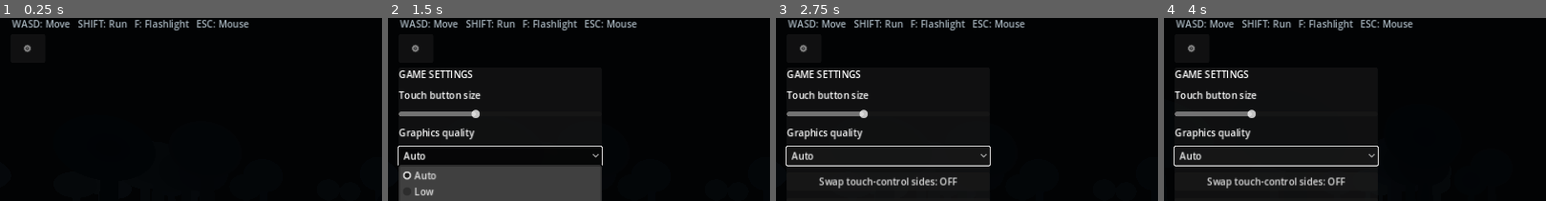
Above: before the commit, frames 1-4 (left to right).
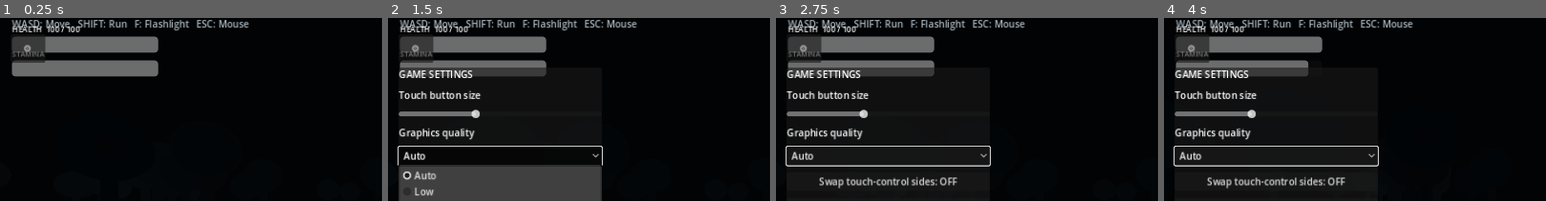
Above: after the commit, the same moments.

Repository: trrahamanofficial/DARK-NIGHT-SURVIVAL
Game: Godot game, scene res://scenes/main.tscn
The game is run twice, just before and just after one commit, with the same random seed, the same clock (stepped at 60 frames per second) and the same inputs.
Inputs (mouse positions are % of the whole screen's width and height, from its top left):
- Up to frame 1 (0.25 s): no input
- Up to frame 2 (1.5 s): click "⚙" at 0.5 s; click "Auto" at 1.25 s
- Up to frame 3 (2.75 s): click "Swap touch-control sides: OFF" at 2 s
- Up to frame 4 (4 s): tap Enter at 2.75 s; move the mouse to (55, 56) at 2.77 s; hold Shift (run) 2.78-3.53 s; hold W (move_forward) from 2.78 s (still down); tap Space at 3.5 s; move the mouse to (45, 57) at 3.52 s; tap F at 3.6 s
The pictures show only the part of the screen within x 0-50%, y 5-55%; the shares and areas given below are measured in that part.

The runs differ from the first frame. In frame 1, 7.6% of the frame differs, in the area x 3-42%, y 4-33%; in frame 2, 7.1%; in frame 3, 7.1%; in frame 4, 6.8%.

Commit message:
Stage 2: add survival HUD pause menu and game over flow

Diff:
--- a/scripts/world.gd
+++ b/scripts/world.gd
@@ -2,6 +2,12 @@
 
 const PLAYER_SCRIPT = preload("res://scripts/player.gd")
 const MONSTER_SCRIPT = preload("res://scripts/monster.gd")
+
+var health_bar: ProgressBar
+var stamina_bar: ProgressBar
+var status_label: Label
+var overlay_layer: CanvasLayer
+var is_game_over := false
 
 func _ready() -> void:
     _setup_environment()
@@ -10,6 +16,95 @@
     _spawn_player()
     _spawn_monster()
     _make_hud()
+
+func _unhandled_input(event: InputEvent) -> void:
+    if event is InputEventKey and event.pressed and event.keycode == KEY_ESCAPE:
+        toggle_pause()
+        get_viewport().set_input_as_handled()
+
+func toggle_pause() -> void:
+    if is_game_over:
+        return
+    if get_tree().paused:
+        _close_overlay()
+    else:
+        _show_overlay("PAUSED", "The forest is waiting. Take a breath.", true)
+        get_tree().paused = true
+        Input.mouse_mode = Input.MOUSE_MODE_VISIBLE
+
+func _close_overlay() -> void:
+    get_tree().paused = false
+    if overlay_layer != null:
+        overlay_layer.queue_free()
+        overlay_layer = null
+    if not OS.has_feature("mobile"):
+        Input.mouse_mode = Input.MOUSE_MODE_CAPTURED
+
+func _on_health_changed(current: float, maximum: float) -> void:
+    if health_bar != null:
+        health_bar.max_value = maximum
+        health_bar.value = current
+    if status_label != null:
+        status_label.text = "HEALTH  %d / %d" % [roundi(current), roundi(maximum)]
+
+func _on_stamina_changed(current: float, maximum: float) -> void:
+    if stamina_bar != null:
+        stamina_bar.max_value = maximum
+        stamina_bar.value = current
+
+func _on_player_died() -> void:
+    is_game_over = true
+    get_tree().paused = true
+    _show_overlay("YOU DIED", "The darkness has claimed you. Try again?", false)
+
+func _show_overlay(heading: String, message: String, show_resume: bool) -> void:
+    if overlay_layer != null:
+        overlay_layer.queue_free()
+    overlay_layer = CanvasLayer.new()
+    overlay_layer.process_mode = Node.PROCESS_MODE_ALWAYS
+    overlay_layer.layer = 20
+    add_child(overlay_layer)
+    var shade := ColorRect.new()
+    shade.color = Color(0.005, 0.008, 0.015, 0.88)
+    shade.set_anchors_and_offsets_preset(Control.PRESET_FULL_RECT)
+    overlay_layer.add_child(shade)
+    var panel := PanelContainer.new()
+    panel.process_mode = Node.PROCESS_MODE_ALWAYS
+    panel.custom_minimum_size = Vector2(330, 230)
+    panel.set_anchors_and_offsets_preset(Control.PRESET_CENTER)
+    panel.position = Vector2(-165, -115)
+    overlay_layer.add_child(panel)
+    var stack := VBoxContainer.new()
+    stack.alignment = BoxContainer.ALIGNMENT_CENTER
+    stack.add_theme_constant_override("separation", 14)
+    panel.add_child(stack)
+    var title := Label.new()
+    title.text = heading
+    title.horizontal_alignment = HORIZONTAL_ALIGNMENT_CENTER
+    title.add_theme_font_size_override("font_size", 30)
+    stack.add_child(title)
+    var detail := Label.new()
+    detail.text = message
+    detail.horizontal_alignment = HORIZONTAL_ALIGNMENT_CENTER
+    detail.autowrap_mode = TextServer.AUTOWRAP_WORD_SMART
+    stack.add_child(detail)
+    if show_resume:
+        var resume := Button.new()
+        resume.text = "RESUME"
+        resume.custom_minimum_size.y = 44
+        resume.process_mode = Node.PROCESS_MODE_ALWAYS
+        resume.pressed.connect(toggle_pause)
+        stack.add_child(resume)
+    var restart := Button.new()
+    restart.text = "RESTART GAME"
+    restart.custom_minimum_size.y = 44
+    restart.process_mode = Node.PROCESS_MODE_ALWAYS
+    restart.pressed.connect(_restart_game)
+    stack.add_child(restart)
+
+func _restart_game() -> void:
+    get_tree().paused = false
+    get_tree().reload_current_scene()
 
 var game_environment: Environment
 var moon_light: DirectionalLight3D
@@ -166,6 +261,30 @@
     label.add_theme_color_override("font_color", Color(0.78, 0.84, 0.88, 0.85))
     label.add_theme_font_size_override("font_size", 16)
     layer.add_child(label)
+    status_label = Label.new()
+    status_label.text = "HEALTH  100 / 100"
+    status_label.position = Vector2(20, 54)
+    status_label.add_theme_font_size_override("font_size", 13)
+    layer.add_child(status_label)
+    health_bar = ProgressBar.new()
+    health_bar.position = Vector2(20, 76)
+    health_bar.size = Vector2(245, 16)
+    health_bar.max_value = 100
+    health_bar.value = 100
+    health_bar.show_percentage = false
+    layer.add_child(health_bar)
+    var stamina_label := Label.new()
+    stamina_label.text = "STAMINA"
+    stamina_label.position = Vector2(20, 96)
+    stamina_label.add_theme_font_size_override("font_size", 12)
+    layer.add_child(stamina_label)
+    stamina_bar = ProgressBar.new()
+    stamina_bar.position = Vector2(20, 116)
+    stamina_bar.size = Vector2(245, 13)
+    stamina_bar.max_value = 100
+    stamina_bar.value = 100
+    stamina_bar.show_percentage = false
+    layer.add_child(stamina_bar)
     var crosshair := Label.new()
     crosshair.text = "+"
     crosshair.set_anchors_and_offsets_preset(Control.PRESET_CENTER)
@@ -173,6 +292,11 @@
     crosshair.add_theme_color_override("font_color", Color(0.8, 0.9, 1.0, 0.7))
     layer.add_child(crosshair)
     add_child(layer)
+    var player := get_node_or_null("Player")
+    if player != null:
+        player.health_changed.connect(_on_health_changed)
+        player.stamina_changed.connect(_on_stamina_changed)
+        player.player_died.connect(_on_player_died)
     var settings_layer := CanvasLayer.new()
     settings_layer.set_script(preload("res://scripts/settings_ui.gd"))
     add_child(settings_layer)
